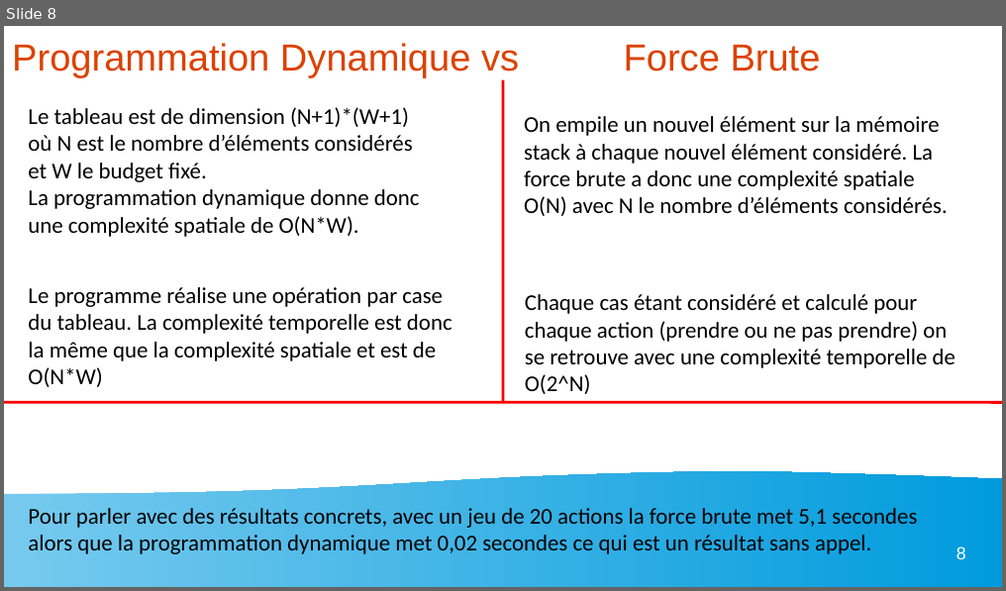
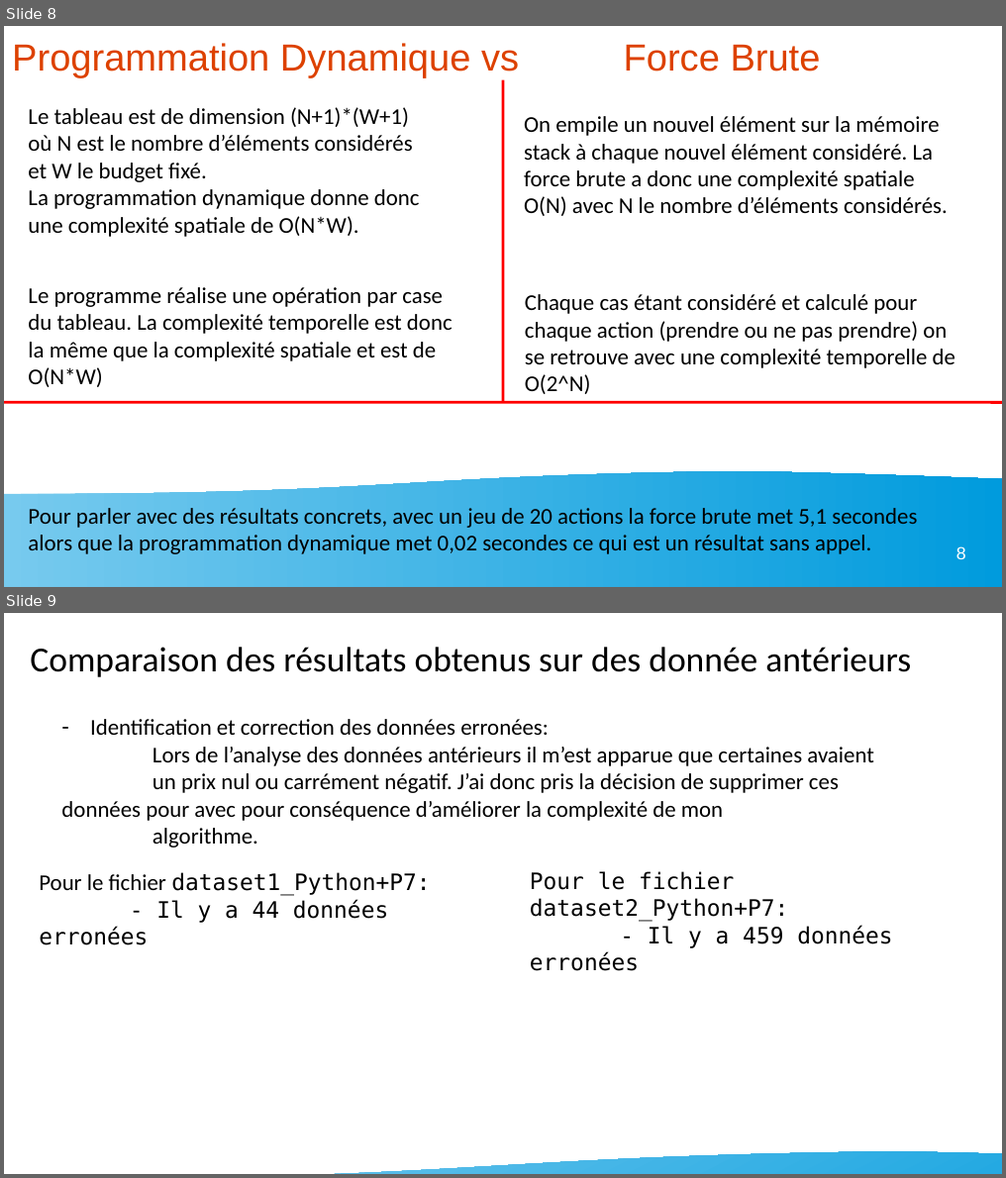
Before and after one commit to matthieu0guim/P7_Matthieu_Guimard, a slide deck: presentation sienna/présentation sienna.odp. Shown one above the other, each under a label of ours: slide 8 before the commit, slides 8 and 9 after it. The pictures are 1006x591 and 1006x1178 pixels, drawn with LibreOffice and Linux fonts; fonts in the diff are those of the drawing. Boxes give left, top, right and bottom in pixels: in the first picture for what was removed or moved away, otherwise in the second. Text is boxed around its words. In the diff, an @@ line names an element or a change of style, - is before the commit and + after.

```diff
--- a/presentation sienna/présentation sienna.odp
+++ b/presentation sienna/présentation sienna.odp
@@ slide 9 added at (4, 613, 1002, 1174), background #FFFFFF @@
@@ text added at (30, 647, 911, 677), 28 pt, text #000000 @@
+Comparaison des résultats obtenus sur des donnée antérieurs
@@ text added at (61, 719, 874, 848), 18 pt, text #000000 @@
+– Identification et correction des données erronées:
+Lors de l’analyse des données antérieurs il m’est apparue que certaines avaient
+un prix nul ou carrément négatif. J’ai donc pris la décision de supprimer ces données pour avec pour conséquence d’améliorer la complexité de mon algorithme.
@@ text added at (39, 872, 430, 946), 18 pt, text #000000 @@
+Pour le fichier dataset1_Python+P7:
+- Il y a 44 données erronées
@@ text added at (530, 871, 892, 949), 18 pt, text #000000 @@
+Pour le fichier dataset2_Python+P7:
+- Il y a 459 données erronées
@@ freeform shape added at (4, 1152, 1002, 1174), fill gradient #77CAEE to #009BDD @@
```
Also in this commit, not shown: 2 slides changed, 2 other slides added, 3 other files.
